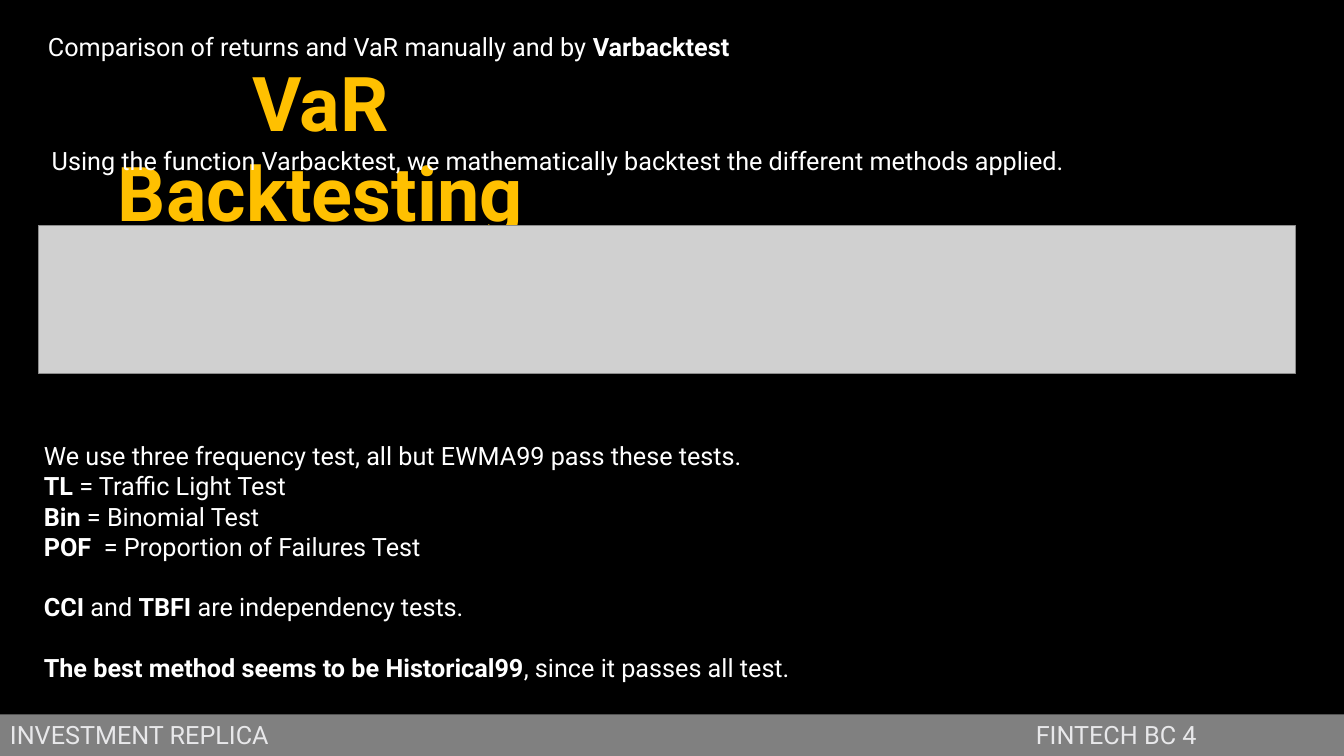
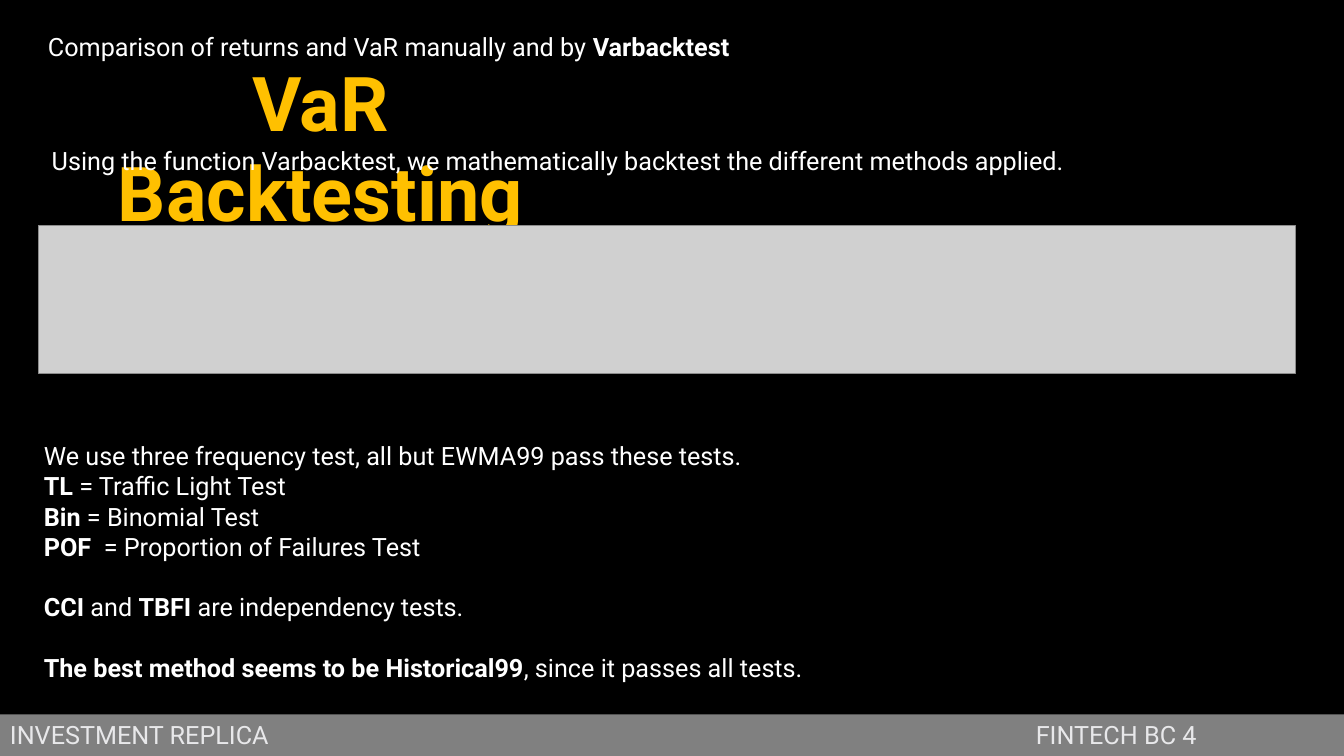
Before and after one commit to jstringara/Fintech, a slide deck: slide 11 of BC4/Bozza.pptx. Drawn at 1344x756 pixels with LibreOffice and Linux fonts; fonts in the diff are those of the drawing; grey boxes stand for pictures; background and template pictures are left out. Boxes give left, top, right and bottom in pixels: in the first picture for what was removed or moved away, otherwise in the second. Text is boxed around its words. In the diff, an @@ line names an element or a change of style, - is before the commit and + after.

```diff
--- a/BC4/Bozza.pptx
+++ b/BC4/Bozza.pptx
@@ text at [44,658,802,682]: text changed @@
-The best method seems to be Historical99, since it passes all test.
+The best method seems to be Historical99, since it passes all tests.
```
Also in this commit, not shown: 6 other slides changed.
